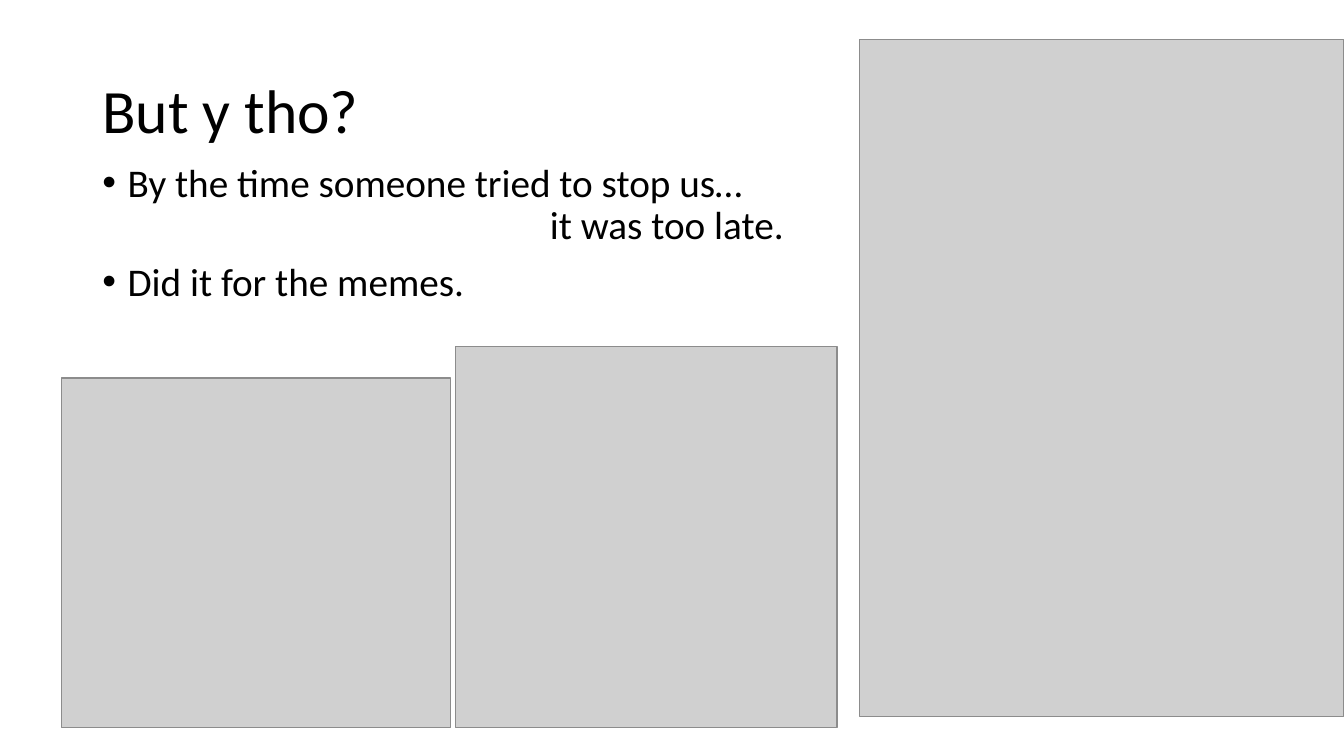
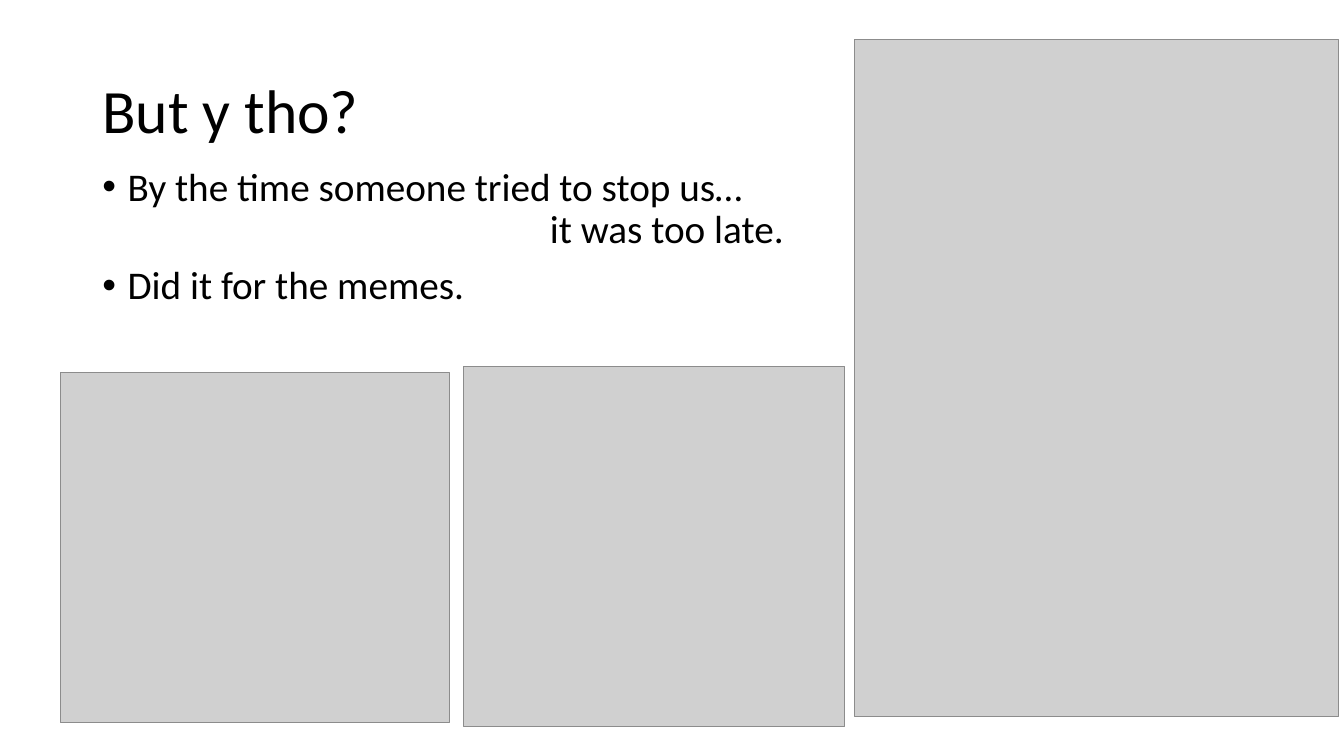
Before and after one commit to cdchoy/ppcc, a slide deck: slide 3 of presentation.pptx. Drawn at 1344x756 pixels with LibreOffice and Linux fonts; fonts in the diff are those of the drawing; grey boxes stand for pictures. Boxes give left, top, right and bottom in pixels: in the first picture for what was removed or moved away, otherwise in the second. Text is boxed around its words. In the diff, an @@ line names an element or a change of style, - is before the commit and + after.

```diff
--- a/presentation.pptx
+++ b/presentation.pptx
@@ picture: place and size @@
-picture at (860, 39, 1344, 717)
+picture at (855, 39, 1339, 717)
@@ text "By the time someone tried ...": place and size @@
-text "By the time someone tried ..." at (128, 169, 783, 297)
+text "By the time someone tried ..." at (128, 173, 783, 300)
@@ picture: place and size @@
-picture at (62, 378, 451, 728)
+picture at (60, 373, 450, 723)
@@ picture: place and size @@
-picture at (456, 347, 837, 728)
+picture at (464, 366, 845, 727)
```
Also in this commit, not shown: 3 other slides changed, 1 slide added, 2 slides removed.
